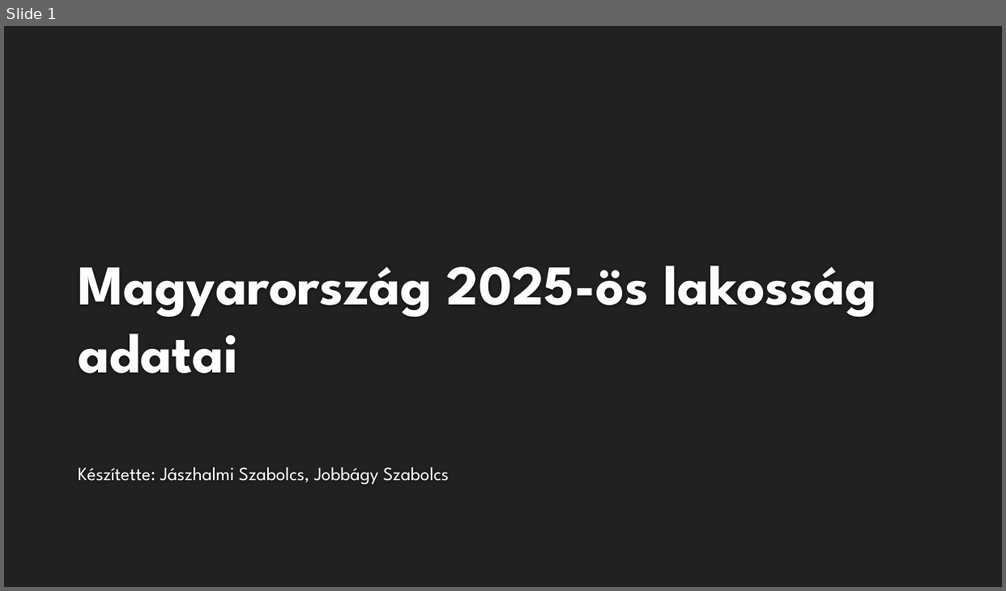
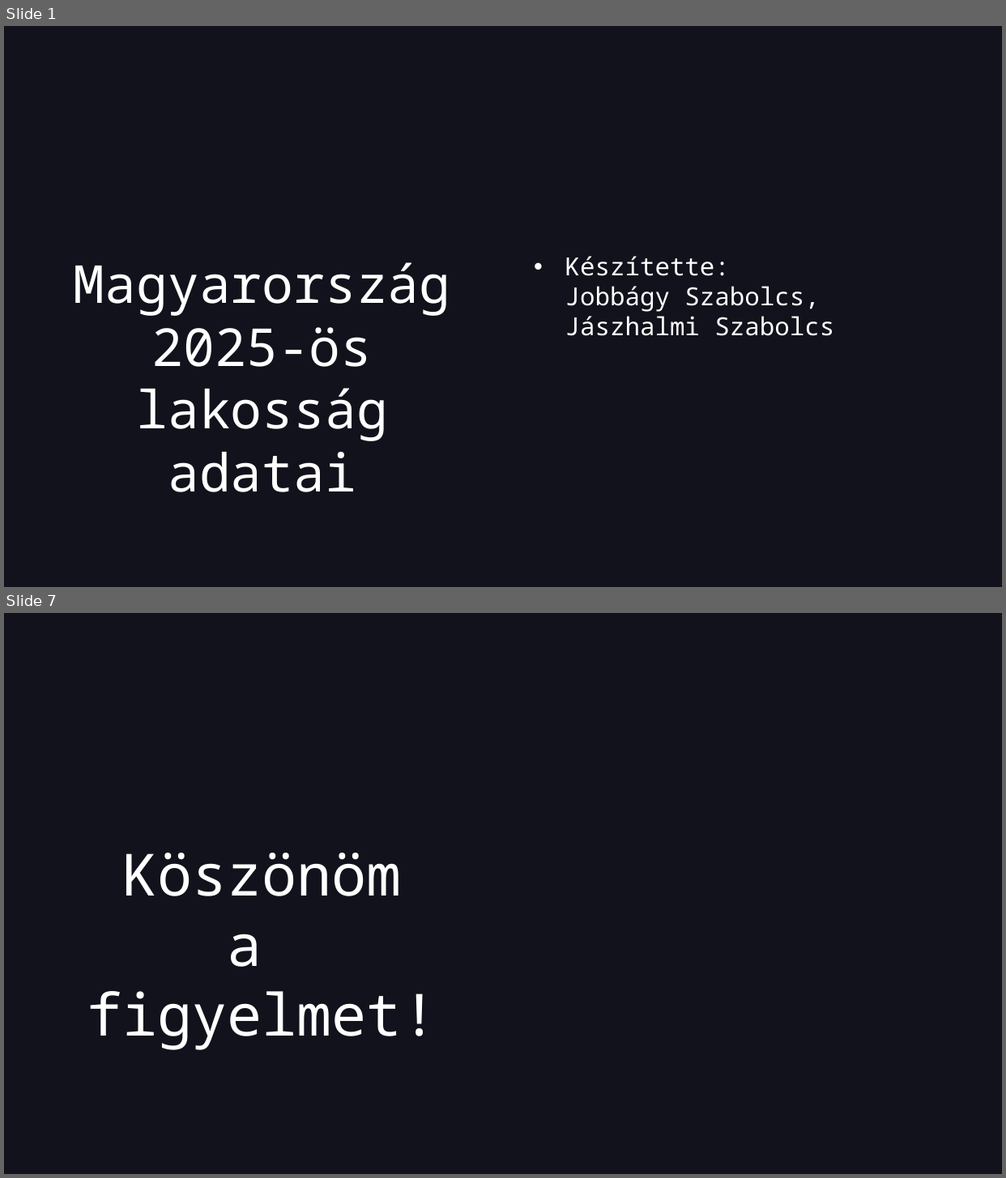
Before and after one commit to JaSzabolcs/nepesseg2025, a slide deck: nepesseg2025.pptx. Shown one above the other, each under a label of ours: slide 1 before the commit, slides 1 and 7 after it; the slides between them are not shown. The pictures are 1006x591 and 1006x1178 pixels, drawn with LibreOffice and Linux fonts; fonts in the diff are those of the drawing; background and template pictures are left out. Boxes give left, top, right and bottom in pixels: in the first picture for what was removed or moved away, otherwise in the second. Text is boxed around its words. In the diff, an @@ line names an element or a change of style, - is before the commit and + after.

```diff
--- a/nepesseg2025.pptx
+++ b/nepesseg2025.pptx
@@ slide 7 added at <box>4,613,1002,1174</box>, background #11121B @@
@@ title added at <box>87,853,437,1050</box>, 56 pt, text #FFFFFF @@
+Köszönöm
+a
+figyelmet!
@@ slide 1 changed as well @@
@@ background #212121 to #11121B @@
@@ title "Magyarország 2025-ös lakosság adatai" at <box>74,263,451,493</box>: size 54 to 50.4 pt, font League Spartan to Noto Sans Mono, text colour #FEFEFE to #FFFFFF, bold off; alignment left to centre; vertical alignment bottom to top @@
@@ text at <box>565,256,834,336</box>: text changed; size 18 to 24 pt; font League Spartan to Noto Sans Mono @@
-Készítette: Jászhalmi Szabolcs, Jobbágy Szabolcs
+• Készítette: Jobbágy Szabolcs, Jászhalmi Szabolcs
```
Also in this commit, not shown: 3 other slides changed, 2 other slides added, 1 slide removed.
